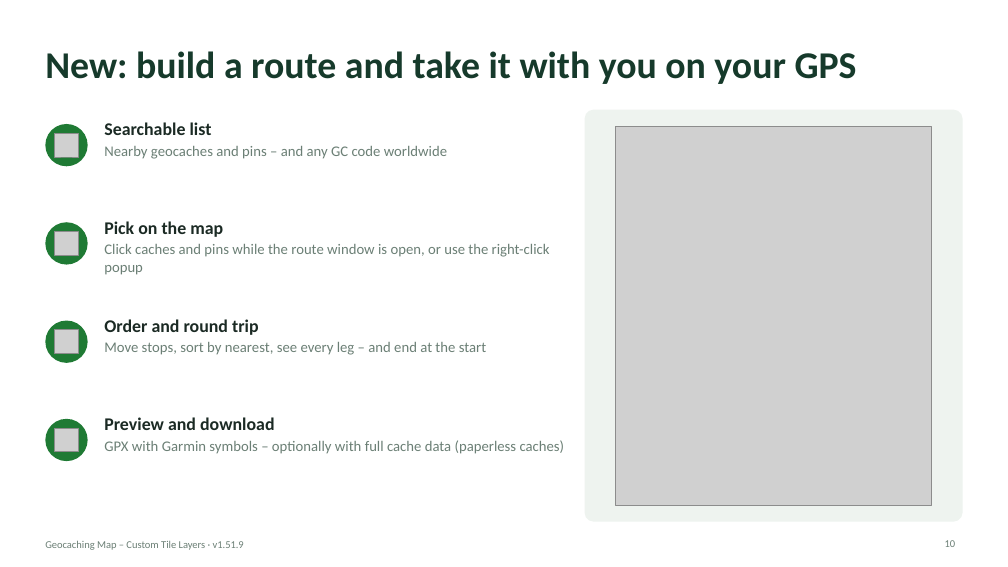
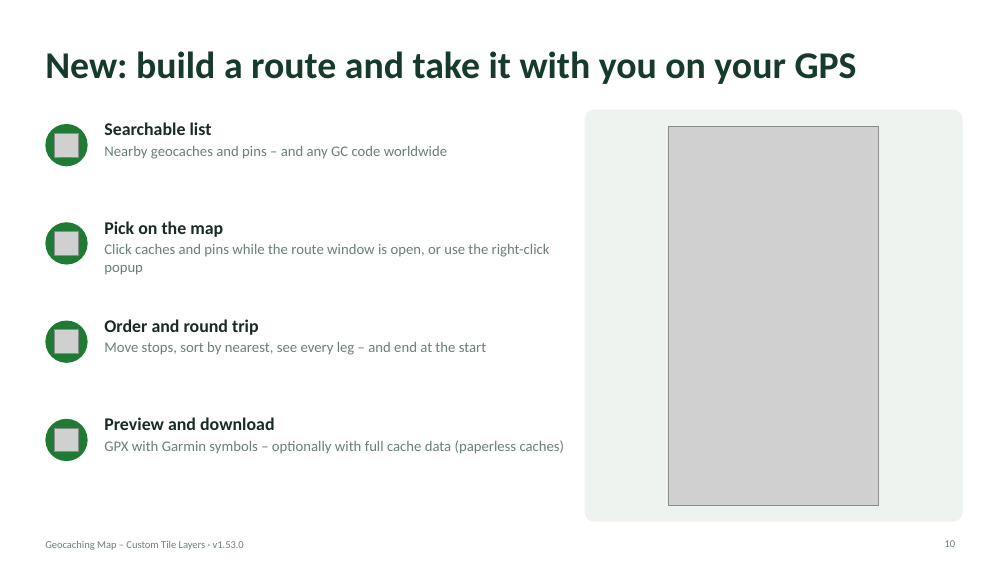
Before and after one commit to knutos/custom-tiles, a slide deck: slide 10 of docs/Geocaching-Map-Custom-Tile-Layers-Presentation.pptx. Drawn at 1008x567 pixels with LibreOffice and Linux fonts; fonts in the diff are those of the drawing; grey boxes stand for pictures. Boxes give left, top, right and bottom in pixels: in the first picture for what was removed or moved away, otherwise in the second. Text is boxed around its words. In the diff, an @@ line names an element or a change of style, - is before the commit and + after.

Commit message:
1.53.0 – New cache list (old map): the geocaches on the map in a list that follows the map, with hover highlight, zoom with a glow and back again, and a button for the cache page. The cache list and the route window sit at the top right or top left of the map (Settings), clear of the side panel; the route window is as narrow as the list.

```diff
--- a/docs/Geocaching-Map-Custom-Tile-Layers-Presentation.pptx
+++ b/docs/Geocaching-Map-Custom-Tile-Layers-Presentation.pptx
@@ picture: place and size @@
-picture at (616,126,932,505)
+picture at (668,126,879,505)
@@ text at (45,541,244,550): text changed @@
-Geocaching Map – Custom Tile Layers · v1.51.9
+Geocaching Map – Custom Tile Layers · v1.53.0
```
Also in this commit, not shown: 14 other slides changed, 1 slide added, 9 other files.
